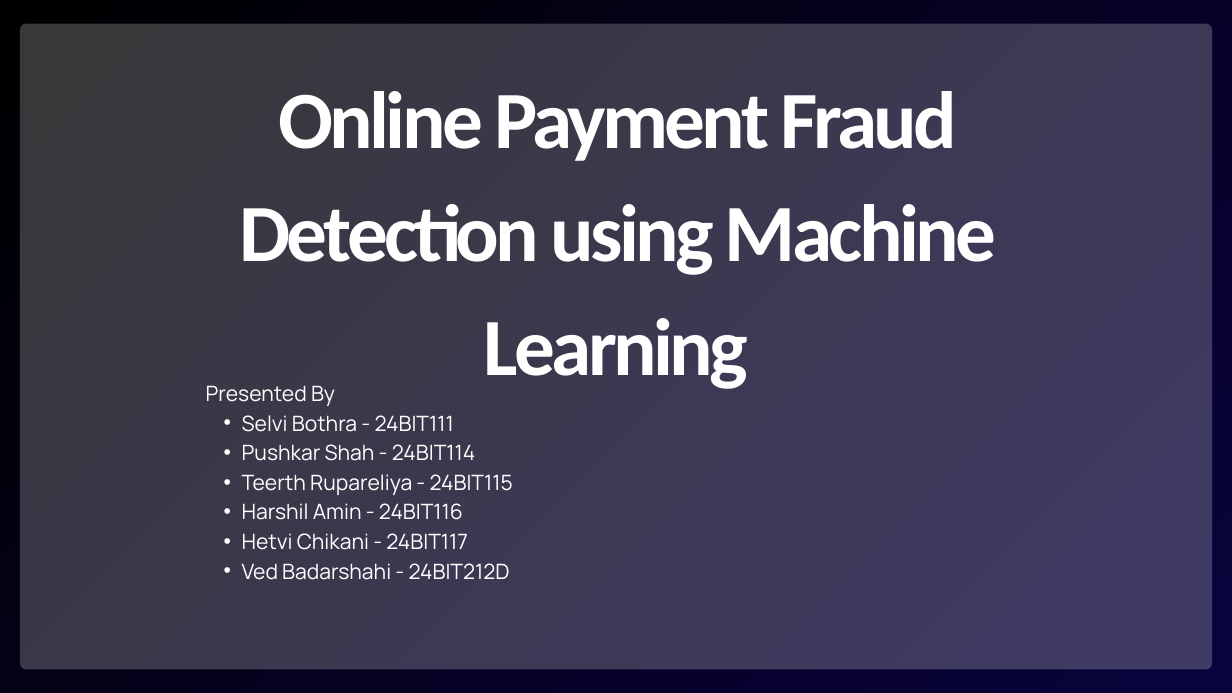
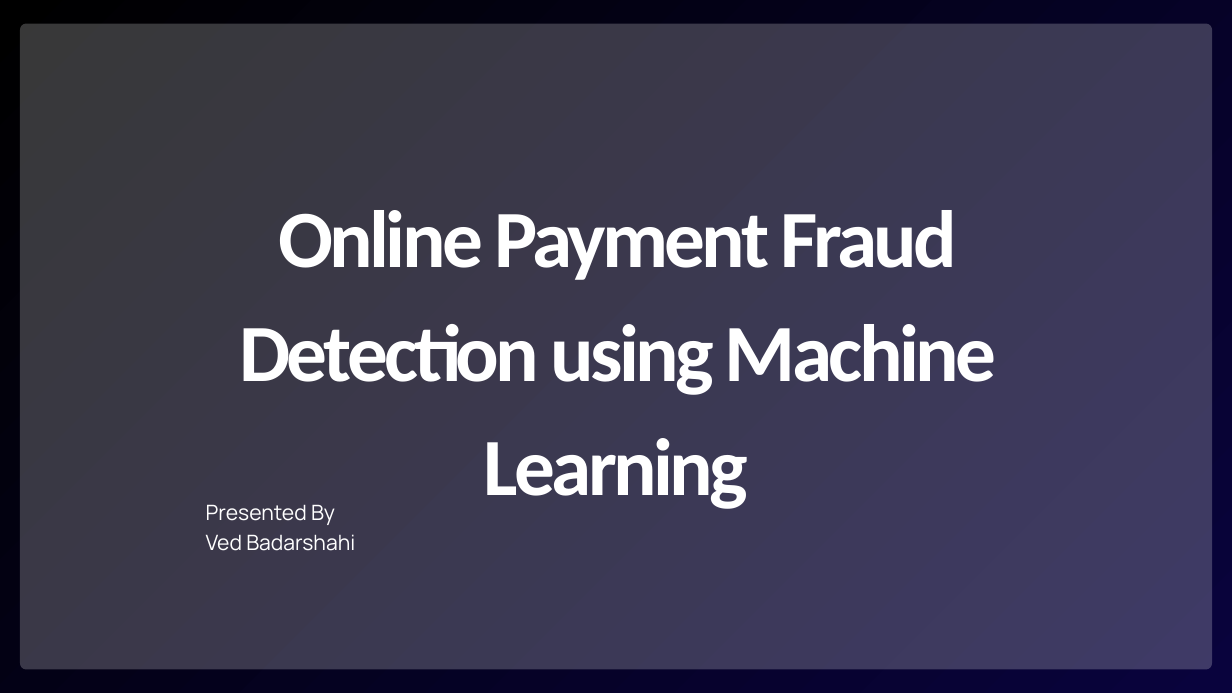
Before and after one commit to mrBM2049/Online-payment-Fraud-Detection, a slide deck: slide 1 of Online Fraud Detection (1).pptx. Drawn at 1232x693 pixels with LibreOffice and Linux fonts; fonts in the diff are those of the drawing. Boxes give left, top, right and bottom in pixels: in the first picture for what was removed or moved away, otherwise in the second. Text is boxed around its words. In the diff, an @@ line names an element or a change of style, - is before the commit and + after.

```diff
--- a/Online Fraud Detection (1).pptx
+++ b/Online Fraud Detection (1).pptx
@@ text "Online Payment Fraud Detection using ...": place and size @@
-text "Online Payment Fraud Detection using ..." at (239,91,996,389)
+text "Online Payment Fraud Detection using ..." at (239,210,996,509)
@@ text "Presented By": place and size @@
-text "Presented By" at (206,385,513,580)
+text "Presented By" at (206,504,355,551)
@@ text at (206,534,355,551): text changed @@
-  • Selvi Bothra - 24BIT111
-  • Pushkar Shah - 24BIT114
-  • Teerth Rupareliya - 24BIT115
-  • Harshil Amin - 24BIT116
-  • Hetvi Chikani - 24BIT117
-  • Ved Badarshahi - 24BIT212D
+Ved Badarshahi
```
